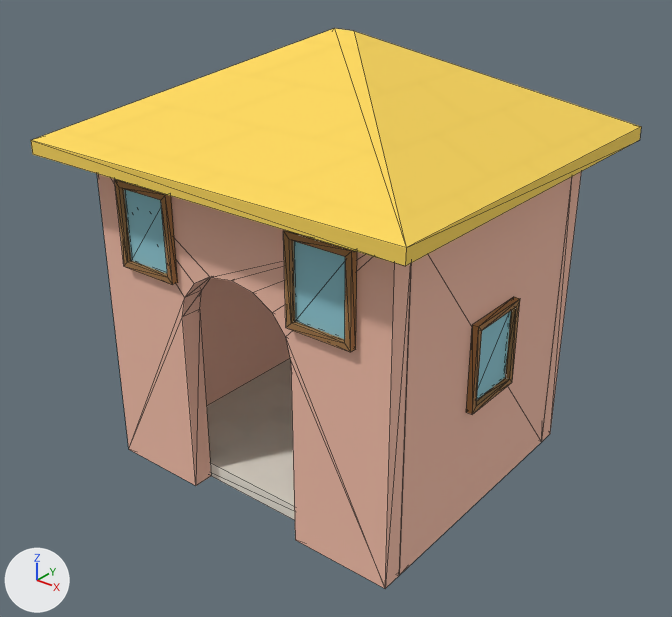
Renders of the glTF model assets/environments/beach/props/town_house_coral.glb from each side of a commit.
Before and after are seen from a camera (50 mm lens) standing at (4.84, -6.15, 5.27) and looking at (0.08, -0.2, 1.58). Lighting does not change. The marker at lower left points along +X, +Y and +Z. The older version comes first. Mesh edges are drawn as thin lines. Vertices at exactly the same position are counted once.

Names of what the first picture shows: 'beach_town_house_coral'.
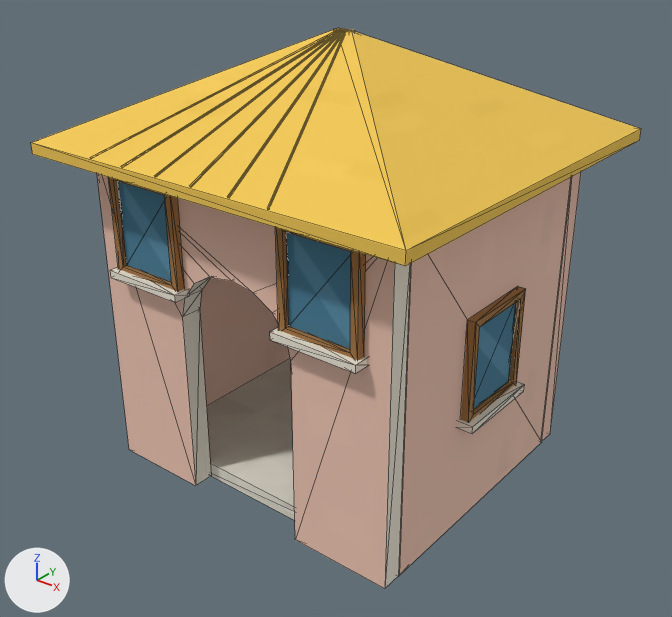
Boxes (x1, y1, x2, y2) around the edits, measured in the pictures (672 x 617 px; the box of a moved part takes in the faces that stretch with it):
part 1 of me_beach_town_house_coral, added: after (110, 267, 190, 303)
part 2 of me_beach_town_house_coral, added: after (270, 328, 367, 374)
part 3 of me_beach_town_house_coral, added: after (458, 382, 524, 434)
part 4 of me_beach_town_house_coral, added: after (333, 28, 354, 33)
part 5 of me_beach_town_house_coral, added (blue): after (118, 182, 172, 282)
part 6 of me_beach_town_house_coral, added (blue): after (286, 232, 351, 349)
part 7 of me_beach_town_house_coral, added (blue): after (474, 303, 516, 409)
part 8 of me_beach_town_house_coral, moved or reshaped: before (114, 180, 178, 285); after (108, 177, 184, 292)
part 9 of me_beach_town_house_coral, moved or reshaped: before (283, 230, 357, 352); after (275, 227, 366, 360)
part 10 of me_beach_town_house_coral, moved or reshaped: before (466, 297, 520, 414); after (461, 286, 526, 422)
part 11 of me_beach_town_house_coral, deleted (cyan): before (477, 311, 511, 399)
part 12 of me_beach_town_house_coral, deleted (cyan): before (294, 241, 345, 339)
part 13 of me_beach_town_house_coral, deleted (cyan): before (124, 189, 167, 273)
part 14 of me_beach_town_house_coral, cut back: after (90, 31, 346, 209)
part 15 of me_beach_town_house_coral, recoloured: before (111, 178, 578, 575); after (181, 202, 578, 575)
part 16 of me_beach_town_house_coral, recoloured: (182, 263, 410, 588) in both
part 17 of me_beach_town_house_coral, recoloured: (31, 29, 641, 266) in both

Edits to the bpy script that builds the scene:
```text
Add mat_fitted_ivory:
    mat_fitted_ivory = bpy.data.materials.new('Fitted_ivory')
    # colours: pink #ffdad3
    # uses the picture img_beach_fitted
Add mat_fitted_yellow:
    mat_fitted_yellow = principled_material('Fitted_yellow')
    mat_fitted_yellow.texture = img_beach_fitted
    mat_fitted_yellow.roughness = 1.0
Add mat_fitted_ivory_001:
    mat_fitted_ivory_001 = principled_material('Fitted_ivory.001')
    mat_fitted_ivory_001.texture = img_beach_fitted
    mat_fitted_ivory_001.roughness = 1.0
Change me_beach_town_house_coral:
    remove me_beach_town_house_coral.from_pydata(...)  # 144 vertices, 252 faces; spans x -1.9..1.9, y -1.8..1.8, z 0.0..4.0
    add me_beach_town_house_coral.from_pydata(...)  # 272 vertices, 444 faces; spans x -1.9..1.9, y -1.8..1.8, z 0.0..4.0
    me_beach_town_house_coral part 1: a new loose piece, a box spanning x -1.346..-0.526, y -1.56..-1.4, z 1.96..2.03, in mat_fitted_ivory_001 (picture img_beach_fitted)
    me_beach_town_house_coral part 2: a new loose piece, a box spanning x 0.526..1.346, y -1.56..-1.4, z 1.96..2.03, in mat_fitted_ivory_001 (picture img_beach_fitted)
    me_beach_town_house_coral part 3: a new loose piece, a box spanning x 1.535..1.695, y -0.435..0.435, z 1.015..1.085, in mat_fitted_ivory_001 (picture img_beach_fitted)
    me_beach_town_house_coral part 4: a new loose piece, a box spanning x -0.08..0.08, y -0.038..0.038, z 3.939..3.999, in mat_fitted_yellow (picture img_beach_fitted)
    me_beach_town_house_coral part 5: a new loose piece, a box spanning x -1.248..-0.624, y -1.457..-1.423, z 2.068..2.852, in mat_fitted_window (picture img_beach_fitted)
    me_beach_town_house_coral part 6: a new loose piece, a box spanning x 0.624..1.248, y -1.457..-1.423, z 2.068..2.852, in mat_fitted_window (picture img_beach_fitted)
    me_beach_town_house_coral part 7: a new loose piece, a box spanning x 1.558..1.592, y -0.337..0.337, z 1.123..1.937, in mat_fitted_window (picture img_beach_fitted)
    me_beach_town_house_coral part 8: the loose piece of 16 vertices spanning x -1.25..-0.63, y -1.49..-1.43, z 2.07..2.85 is scaled about its middle by (1.22, 1.25, 1.17), in mat_fitted_wood (picture img_beach_fitted)
    me_beach_town_house_coral part 9: the loose piece of 16 vertices spanning x 0.63..1.25, y -1.49..-1.43, z 2.07..2.85 is scaled about its middle by (1.22, 1.25, 1.17), in mat_fitted_wood (picture img_beach_fitted)
    me_beach_town_house_coral part 10: the loose piece of 16 vertices spanning x 1.57..1.62, y -0.34..0.34, z 1.12..1.93 is scaled about its middle by (1.25, 1.2, 1.17), in mat_fitted_wood (picture img_beach_fitted)
    me_beach_town_house_coral part 11: the loose piece of 8 vertices spanning x 1.56..1.58, y -0.29..0.29, z 1.17..1.89 is deleted
    me_beach_town_house_coral part 12: the loose piece of 8 vertices spanning x 0.67..1.2, y -1.44..-1.43, z 2.11..2.81 is deleted
    me_beach_town_house_coral part 13: the loose piece of 8 vertices spanning x -1.2..-0.67, y -1.44..-1.43, z 2.11..2.81 is deleted
    me_beach_town_house_coral part 14: 6 vertices moved from x -1.9..1.9, y -1.8..1.8, z 3.14..4.0 to x -1.9..1.9, y -1.8..1.8, z 3.12..4.0; 96 vertices added at x -1.15..0.77, y -1.79..1.79, z 3.12..4.0
    me_beach_town_house_coral part 15: 34 faces spanning x -1.56..1.56, y -1.42..1.42, z 0.0..3.02 switch from mat_beach_matte to mat_fitted_ivory
    me_beach_town_house_coral part 16: 30 faces spanning x -1.56..1.56, y -1.42..-1.23, z 0.0..3.02 switch from mat_beach_matte to mat_fitted_ivory_001 (picture img_beach_fitted)
    me_beach_town_house_coral part 17: 16 faces spanning x -1.9..1.9, y -1.8..1.8, z 3.02..4.0 switch from mat_beach_matte to mat_fitted_yellow (picture img_beach_fitted)
    add me_beach_town_house_coral.materials.append(mat_fitted_stucco)  # picture img_beach_fitted
    add me_beach_town_house_coral.materials.append(mat_fitted_window)  # picture img_beach_fitted
    add me_beach_town_house_coral.materials.append(mat_fitted_wood)  # picture img_beach_fitted
```
